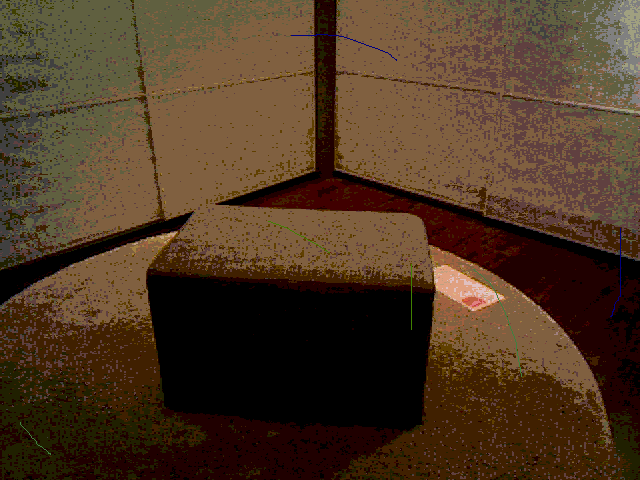
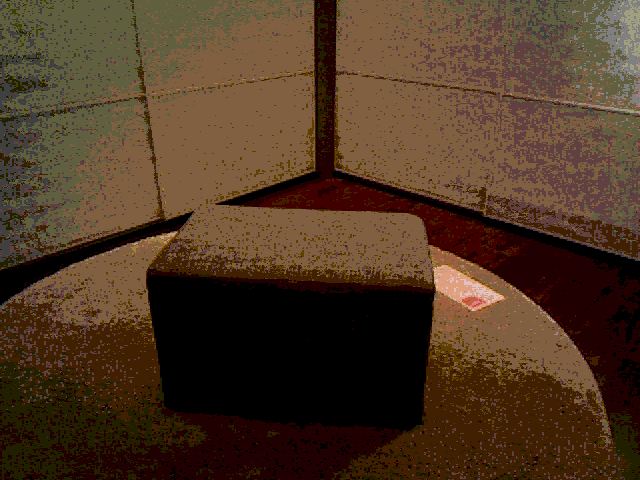
Layers edited between the first and the second 640px x 480px image:
removed layer "Layer #1" over bbox(20, 34, 621, 455)
